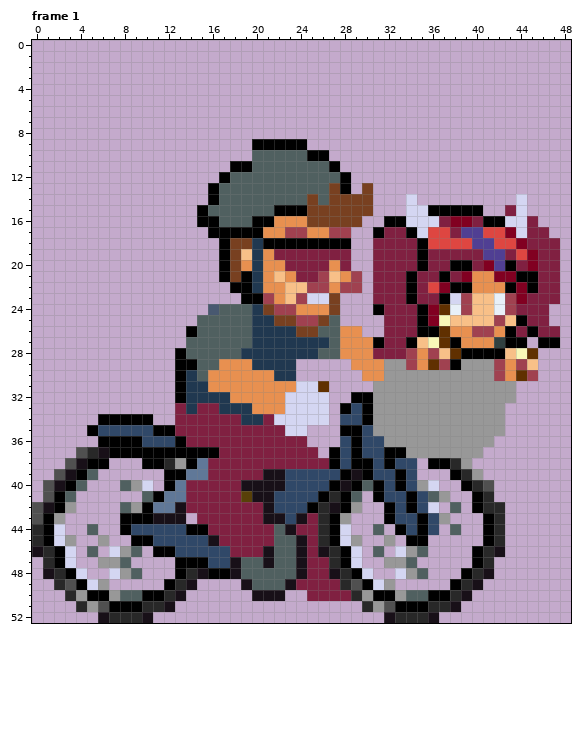
A animated GIF sprite gets an edit: images/ConnorSprite.gif. That is the earlier state.
The file is 98x106 pixels, drawn in blocks of 2x2; one block is one cell here. Shown: frame 1. The commit also changed other frames, which this record leaves out.
Once edited:
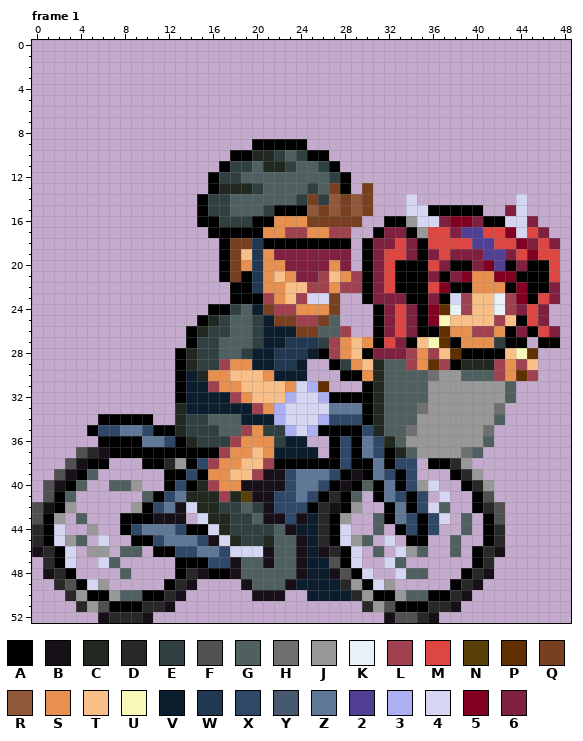
Palette (. is transparent): A #000000  B #181018  C #202820  D #282828  E #304040  F #505050  G #506060  H #707070  J #989898  K #e8f0f8  L #a04150  M #de4641  N #584008  P #603000  Q #784020  R #905838  S #e89050  T #f8c088  U #f8f8b8  V #0c1d2e  W #203850  X #304868  Y #485870  Z #607898  2 #503f93  3 #acaff2  4 #d4d6f2  5 #810021  6 #802041
From old to new:
Frame 1:
y 10: x 18..22 ..GGG -> AACCE; x 24 G -> E
y 11: x 17..19 .AA -> AEE; x 21..23 GGG -> CCE; x 26 G -> E
y 12: x 16..18 .AG -> AEE; x 27 G -> E
y 13: x 17..20 GGGG -> CCCE; x 25 G -> E
y 14: x 15..17 .AG -> AEE; x 24 G -> E; x 26..27 GQ -> ER; x 29 Q -> R
y 15: x 16..17 GG -> EE; x 21 G -> E; x 25 Q -> R; x 27 Q -> R; x 29 Q -> R
y 16: x 17..19 GGG -> EEE; x 34 4 -> J
y 17: x 35 4 -> J; x 45 6 -> M
y 18: x 30 . -> A; x 33 6 -> M; x 46 6 -> M
y 19: x 30 . -> A; x 32..33 66 -> MM; x 37 6 -> M; x 46..47 66 -> MM
y 20: x 30 . -> A; x 32..34 666 -> MAA; x 36 6 -> M; x 45..47 566 -> AAM
y 21: x 30 . -> A; x 32..33 66 -> MA; x 35 6 -> A; x 46..47 66 -> AM
y 22: x 30 . -> A; x 32..33 66 -> MA; x 35 6 -> A; x 46 6 -> A
y 23: x 18 . -> A; x 30 . -> A; x 35 6 -> A; x 45..46 66 -> AM
y 24: x 16..18 YGG -> AAE; x 20 W -> V; x 33 6 -> M; x 45 6 -> M
y 25: x 15..17 GGG -> ACE; x 20..21 WW -> EV; x 31 . -> A; x 33 6 -> M; x 45 6 -> M
y 26: x 15..17 GGG -> CEE; x 20..23 WWWW -> EVVV; x 28..29 SS -> L.; x 31 . -> A; x 33 6 -> M; x 46 6 -> M
y 27: x 14..16 GGG -> AEE; x 20..22 WWW -> EVV; x 26..27 WG -> EL; x 29 S -> T; x 32 6 -> M
y 28: x 14..16 GGG -> CEE; x 19..21 WWW -> EVV; x 25..27 WGG -> VAL; x 29..30 SS -> TA
y 29: x 14..17 AGGS -> CEEL; x 20..21 WW -> VV; x 24 . -> V; x 27..28 .. -> AE; x 30..33 SSJJ -> TCGG; x 39..41 JJJ -> CCC
y 30: x 14..15 WG -> VC; x 18..20 SSS -> TTT; x 22..24 WW. -> VVV; x 28..29 .. -> AA; x 31..36 SJJJJJ -> CGGGGH; x 39..41 JJJ -> GGG
y 31: x 14..16 WWS -> VVL; x 19..22 SSSS -> TTTT; x 25 4 -> 3; x 30..35 .JJJJJ -> ACGGGG; x 43 J -> G
y 32: x 14..18 WWWWS -> VVVVL; x 20..23 SSS4 -> TTT3; x 26..28 4.. -> 3AA; x 31..35 JJJJJ -> CGGGG; x 43 J -> G
y 33: x 13..20 6W66WWWS -> CVVVVVVL; x 22 S -> 3; x 27..29 .AX -> ZZZ; x 31..35 JJJJJ -> CGGGH; x 42 J -> H
y 34: x 13..22 666666WW64 -> CEEGGGVVV3; x 26..27 4. -> 3X; x 31..34 JJJJ -> CGGG; x 42 J -> G
y 35: x 8..9 XX -> ZZ; x 13..23 66666666664 -> CEEEGGLSEE3; x 25..27 ... -> 3AA; x 31..34 JJJJ -> CGGH; x 41..42 JJ -> H.
y 36: x 10..11 XX -> ZZ; x 14..24 66666666666 -> CEEELSSSEVV; x 27 . -> A; x 30 X -> Z; x 32..33 JJ -> CG; x 41 J -> G
y 37: x 17..25 666666666 -> LSSTSVVVV; x 30 X -> Z; x 33..34 AJ -> CG; x 39..40 JJ -> HG
y 38: x 15..26 Z66666666666 -> XLSSTTLAAAAA; x 31 X -> Z
y 39: x 14..20 ZZ66666 -> XASSTTL; x 24..26 XXX -> ZZZ; x 31 X -> Z
y 40: x 7 . -> G; x 10 4 -> .; x 13..18 Z66666 -> XACLSS; x 24..25 XX -> ZZ; x 32 X -> Z; x 41 F -> J
y 41: x 12 Z -> X; x 14..18 66666 -> CCCLC; x 24 X -> Z; x 32 X -> Z; x 36..37 GJ -> .4; x 41 D -> F
y 42: x 8 G -> .; x 11 Z -> X; x 14..20 6666666 -> 4CCEEGE; x 33 X -> Z; x 37..38 .G -> G.; x 42 D -> F
y 43: x 4 . -> G; x 15..20 666666 -> 4CCEEG; x 25 6 -> V; x 31 . -> G; x 33 X -> Z; x 37 J -> 4; x 39 . -> G; x 42 D -> F
y 44: x 5 G -> J; x 10..12 XXX -> ZZZ; x 16..21 666666 -> 4CEEEE; x 24..25 66 -> VV; x 38..39 G. -> .G
y 45: x 4 . -> G; x 6 J -> 4; x 12..14 XXX -> ZZZ; x 17..21 66666 -> 4CEEC; x 25 6 -> V; x 30 . -> G; x 32 J -> 4; x 38 . -> G
y 46: x 5..8 G.4J -> JJ.G; x 15..16 XX -> ZZ; x 18..20 666 -> 444; x 25 6 -> V; x 38 . -> G
y 47: x 6..8 JJG -> 4G.; x 25..27 66D -> VVF; x 32..34 JJG -> 4G.
y 48: x 4 4 -> .; x 7..9 4JG -> .G.; x 25..26 66 -> VV; x 28 D -> F; x 34 J -> G
y 49: x 24..27 6666 -> VVVV; x 29 F -> J
y 50: x 25..28 6666 -> VVVV
y 52: x 33..34 DD -> FF
